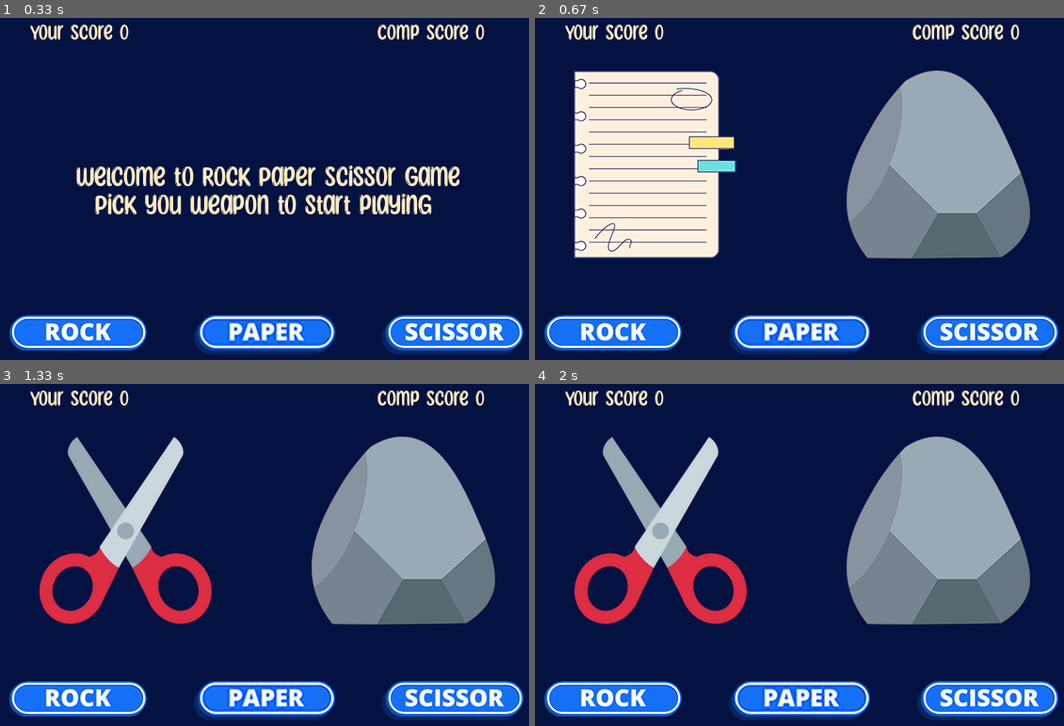
Above: before the commit, frames 1-4 (two rows, left to right).
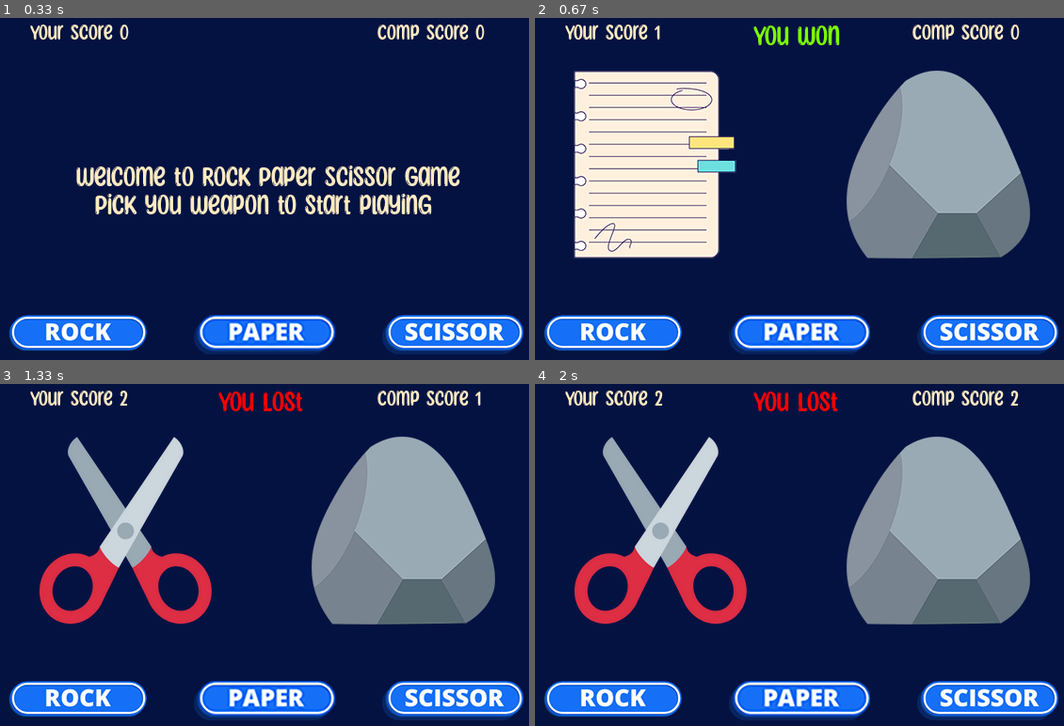
Above: after the commit, the same moments.

Repository: nitinmadas/Python-Pygame-Projects
Game: pygame game, started from Rock Paper Scissor/game.py
The game is run twice, just before and just after one commit, with the same random seed, the same clock (stepped at 60 frames per second) and the same inputs.
Inputs (mouse positions are in pixels of both pictures, inside the frame that each line leads up to):
- Up to frame 1 (0.33 s): no input
- Up to frame 2 (0.67 s): click (799, 336) at 0.43 s
- Up to frame 3 (1.33 s): click (454, 702) at 0.8 s; click (454, 702) at 1.2 s
- Up to frame 4 (2 s): click (1005, 691) at 1.6 s

Frame 1 is identical in both runs. In frame 2, 0.6% of the frame differs, in the area x 22-58%, y 1-8%; in frame 3, 0.6%; in frame 4, 0.6%.

Commit message:
add images of game UI

Diff:
--- a/Rock Paper Scissor/game.py
+++ b/Rock Paper Scissor/game.py
@@ -11,6 +11,10 @@
 font = pygame.font.Font('font/SunnyspellsRegular.otf', 33)
 play_message = font.render("Welcome to Rock Paper Scissor Game", True, (255, 235, 193))
 play_message2 = font.render("Pick you Weapon to start playing", True, (255, 235, 193))
+
+tie_message = font.render("It's a Tie", True, (255, 235, 193))
+won_message = font.render("You Won", True, (124, 252, 0))
+lost_message = font.render("You Lost", True, (255, 0, 0))
 
 score_font = pygame.font.Font('font/SunnyspellsRegular.otf', 25)
 user_score_message = score_font.render("Your Score 0", True, (255, 235, 193))
@@ -28,23 +32,29 @@
 paper = pygame.image.load('graphics/paper.png')
 scissor = pygame.image.load('graphics/scissor.png')
 weapon_choices = [rock, paper, scissor]
+weapon_choice_text = ['R', 'P', 'S']
 
 is_start = False
 user_weapon = None
 comp_weapon = None
 is_user_weapon = False
-
 is_show_weapon = False
-
+user_score = 0
+comp_score = 0
+user_weapon_text = None
+comp_weapon_text = None
+result_message = None
 
 def pick_weapon(user_weapon_index):
-    global is_start, user_weapon, comp_weapon, is_user_weapon, is_show_weapon
+    global is_start, user_weapon, comp_weapon, is_user_weapon, is_show_weapon, user_weapon_text, comp_weapon_text
     is_start = True
     user_weapon = weapon_choices[user_weapon_index]
+    user_weapon_text = weapon_choice_text[user_weapon_index]
     is_user_weapon = True
     is_show_weapon = False
     comp_weapon_index = random.randint(0, 2)
     comp_weapon = weapon_choices[comp_weapon_index]
+    comp_weapon_text = weapon_choice_text[comp_weapon_index]
 
 
 while True:
@@ -78,9 +88,40 @@
     if is_show_weapon:
         screen.blit(user_weapon, (60, 70))
         screen.blit(comp_weapon, (350, 70))
+        screen.blit(result_message, (250, 20))
+        is_user_weapon = False
 
     if is_user_weapon:
         is_show_weapon = True
+        if comp_weapon_text == user_weapon_text:
+            result_message = tie_message
+
+        elif user_weapon_text == "R" and comp_weapon_text == "S":
+            result_message = won_message
+            user_score += 1
+
+        elif user_weapon_text == "R" and comp_weapon_text == "P":
+            result_message = lost_message
+            comp_score += 1
+
+        elif user_weapon_text == "S" and comp_weapon_text == "R":
+            result_message = lost_message
+            comp_score += 1
+
+        elif user_weapon_text == "S" and comp_weapon_text == "P":
+            result_message = won_message
+            user_score += 1
+
+        elif user_weapon_text == "P" and comp_weapon_text == "R":
+            result_message = won_message
+            user_score += 1
+
+        elif user_weapon_text == "P" and comp_weapon_text == "S":
+            result_message = lost_message
+            comp_score += 1
+
+        user_score_message = score_font.render("Your Score " + str(user_score), True, (255, 235, 193))
+        comp_score_message = score_font.render("Comp Score " + str(comp_score), True, (255, 235, 193))
 
     screen.blit(button_rock, rock_rect)
     screen.blit(button_paper, paper_rect)
Binary file added: Dice Roll Simulator/Dice_Stop_UI.png
Binary file added: Dice Roll Simulator/Dice_rolling_frame.png
Binary file added: Rock Paper Scissor/gameplay_UI.png
Binary file added: Rock Paper Scissor/home_screen_UI.png
